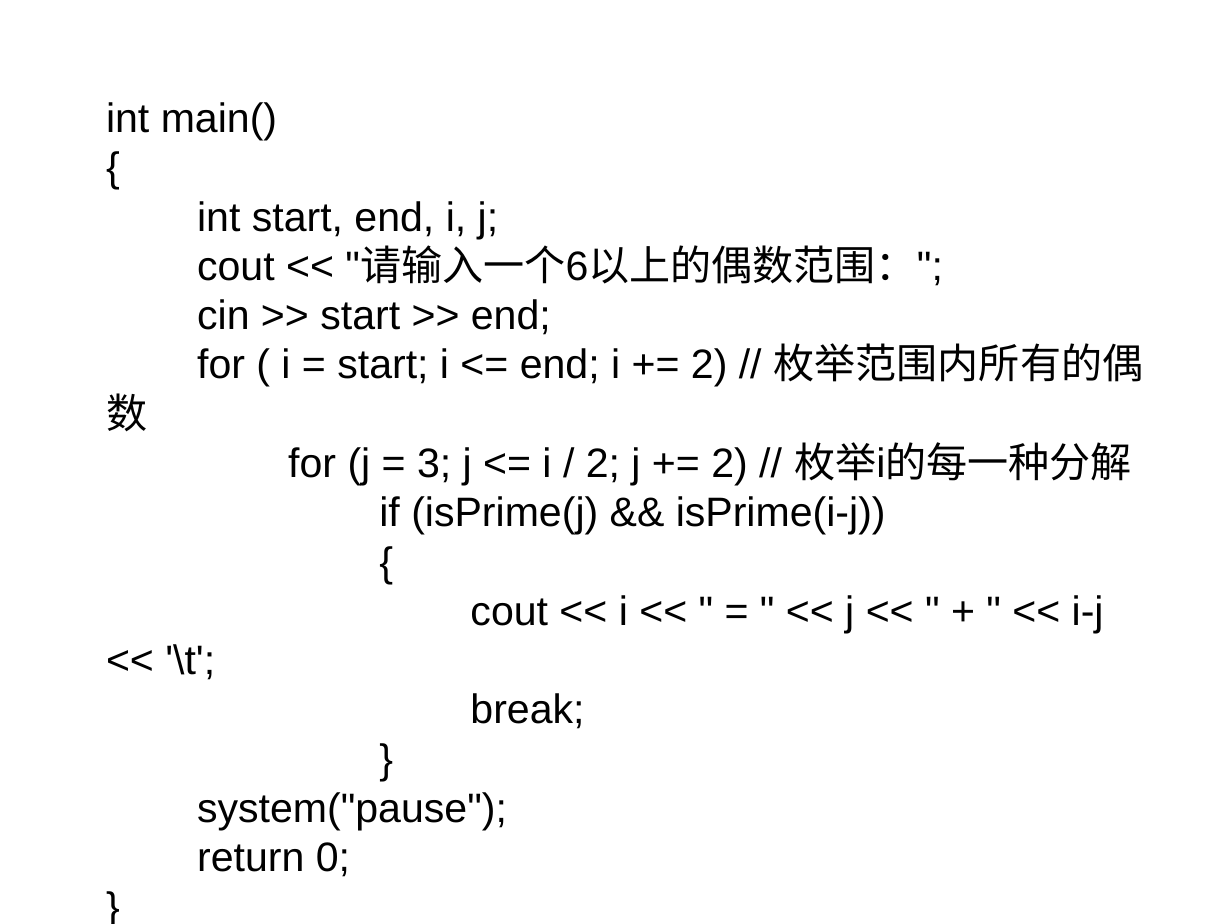
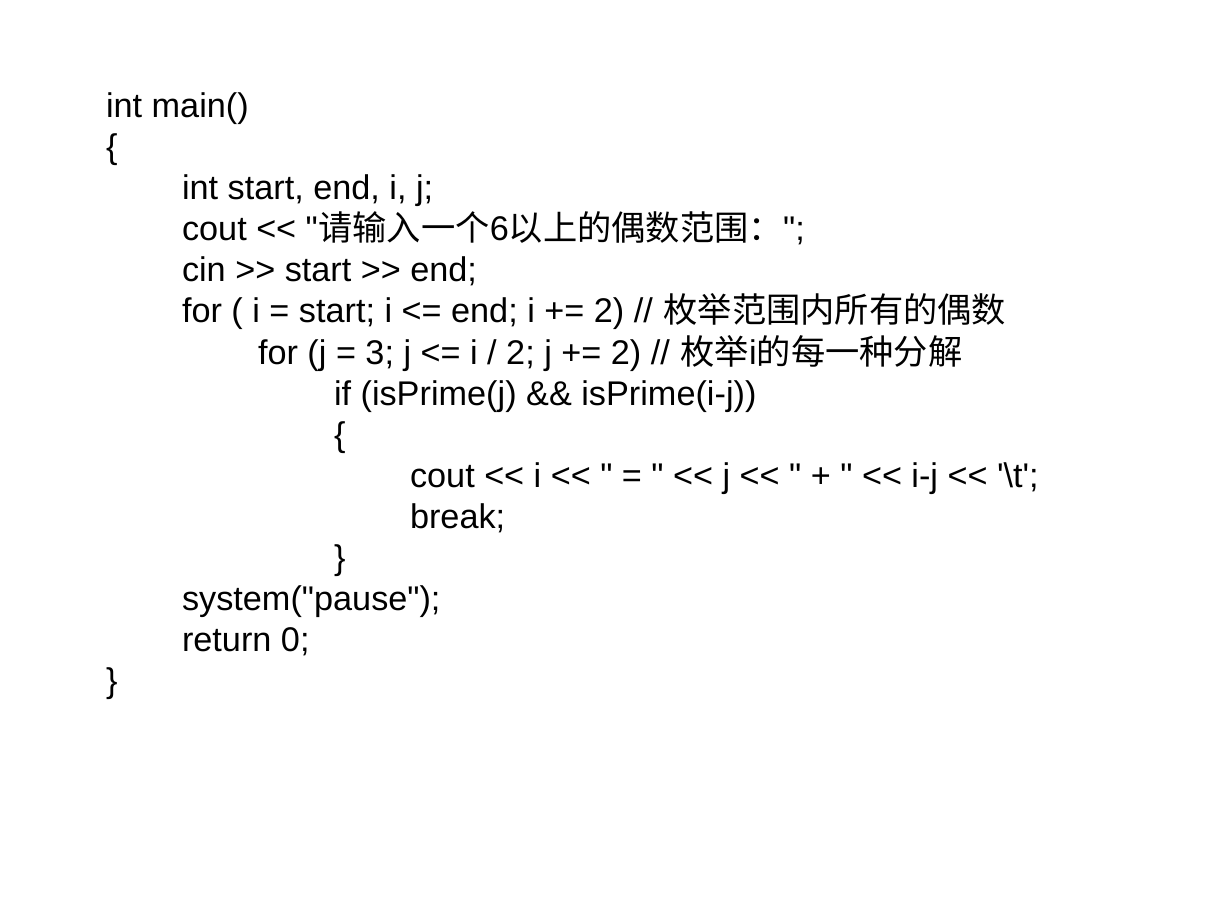
Before and after one commit to wwuhn/wwuhn.github.io, a slide deck: slide 60 of bookspcClassic/C++程序设计翁惠玉/9模块化开发.ppt. Drawn at 1232x924 pixels with LibreOffice and Linux fonts; fonts in the diff are those of the drawing. Boxes give left, top, right and bottom in pixels: in the first picture for what was removed or moved away, otherwise in the second. Text is boxed around its words. In the diff, an @@ line names an element or a change of style, - is before the commit and + after.

```diff
--- a/bookspcClassic/C++程序设计翁惠玉/9模块化开发.ppt
+++ b/bookspcClassic/C++程序设计翁惠玉/9模块化开发.ppt
@@ text "int main()" at (106,92,1039,656): size 24 to 20 pt @@
```
Also in this commit, not shown: 2 other slides changed.
